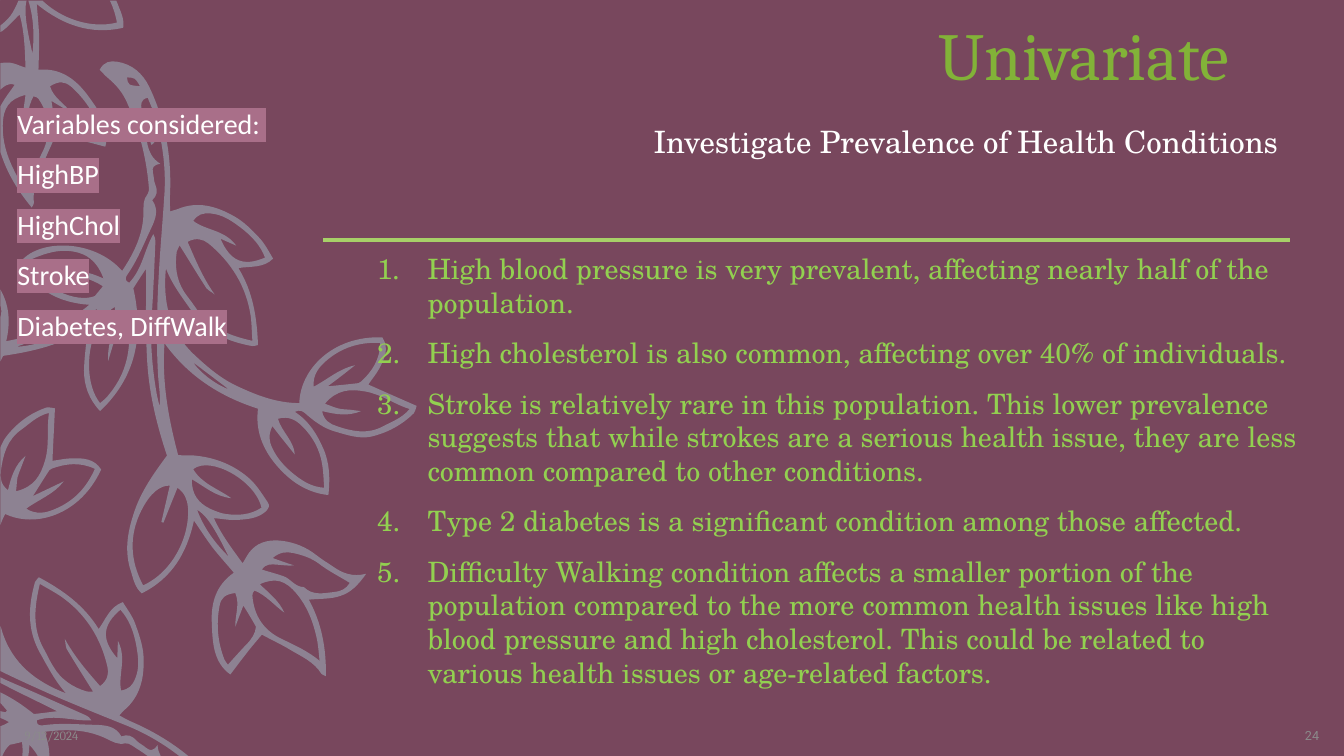
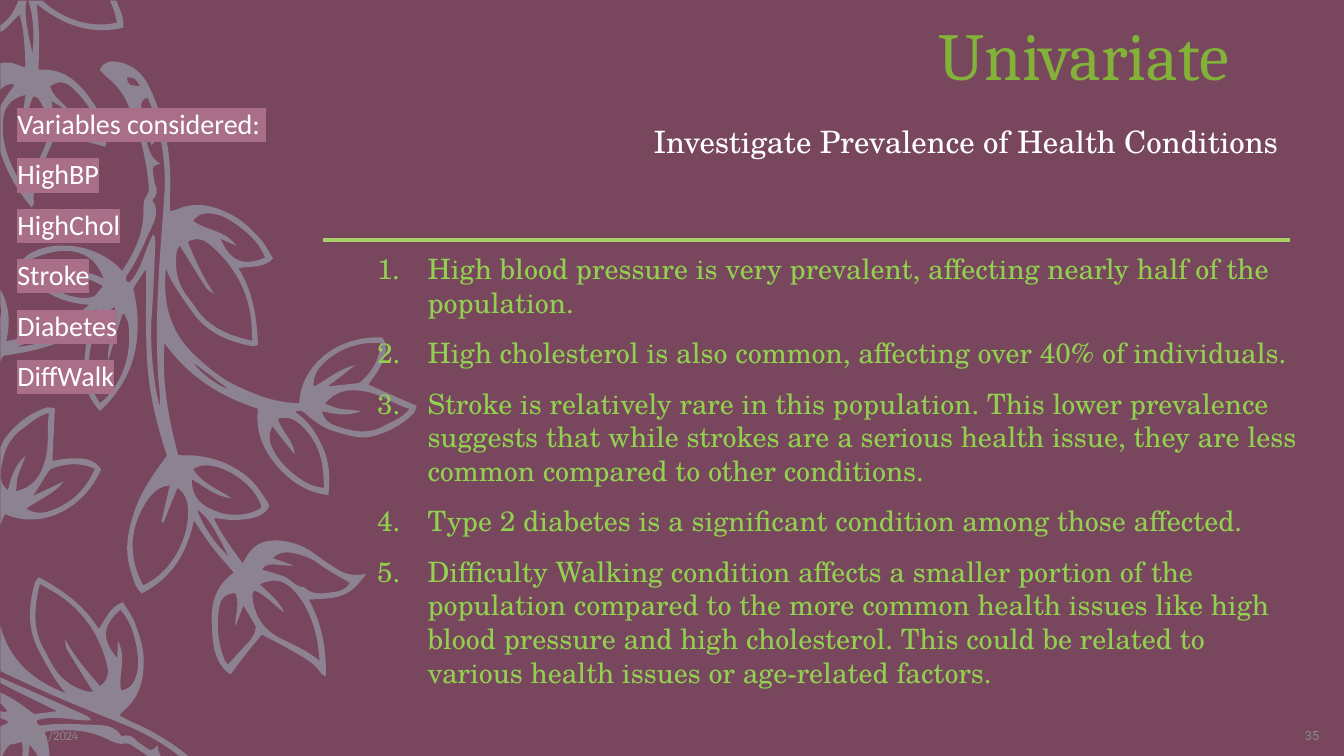
Before and after one commit to ParthiviGaikwad/Anudip, a slide deck: slide 35 of Mentor Mind/Problem Statement.pptx (slide 24 before the commit). Drawn at 1344x756 pixels with LibreOffice and Linux fonts; fonts in the diff are those of the drawing. Boxes give left, top, right and bottom in pixels: in the first picture for what was removed or moved away, otherwise in the second. Text is boxed around its words. In the diff, an @@ line names an element or a change of style, - is before the commit and + after.

```diff
--- a/Mentor Mind/Problem Statement.pptx
+++ b/Mentor Mind/Problem Statement.pptx
@@ text at bbox=[17, 316, 117, 386]: text changed @@
-Diabetes, DiffWalk
+Diabetes
+DiffWalk
@@ page number at bbox=[1305, 731, 1319, 740]: text changed @@
-24
+35
```
Also in this commit, not shown: 30 other slides changed, 55 slides added, 2 slides removed.
